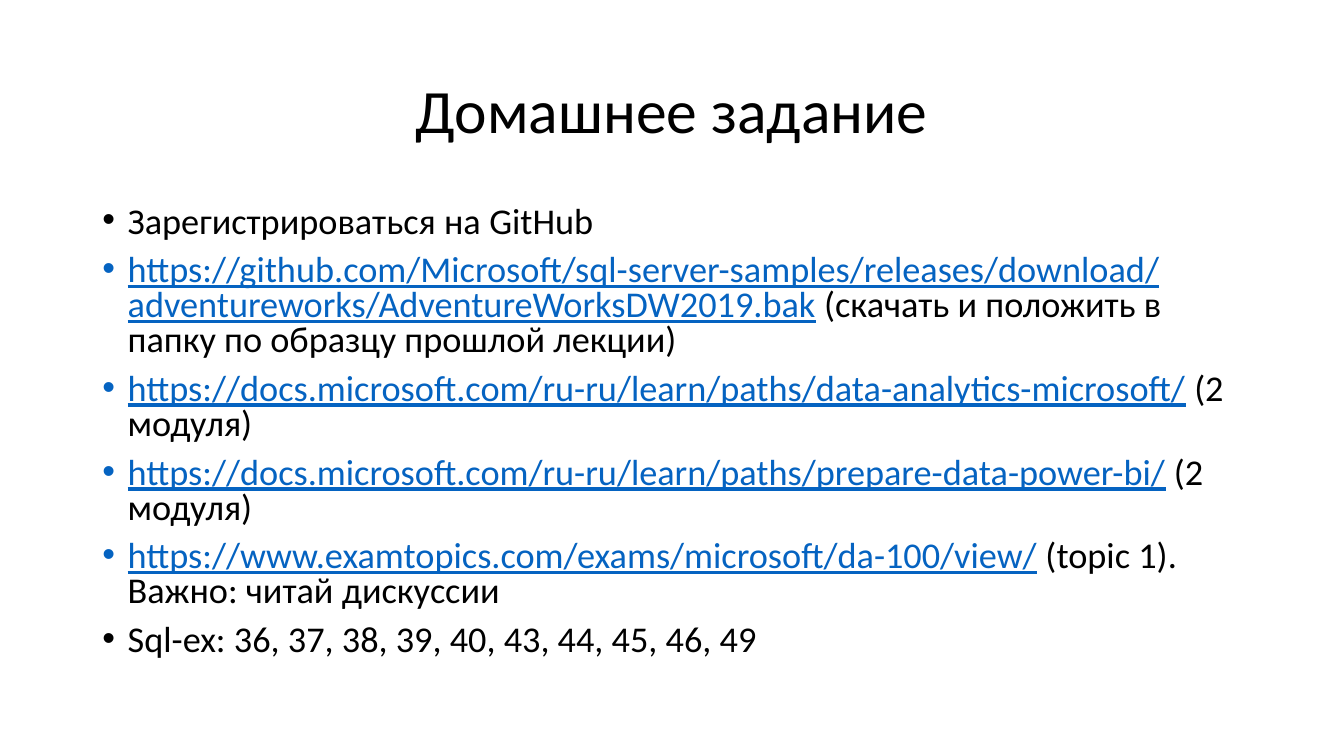
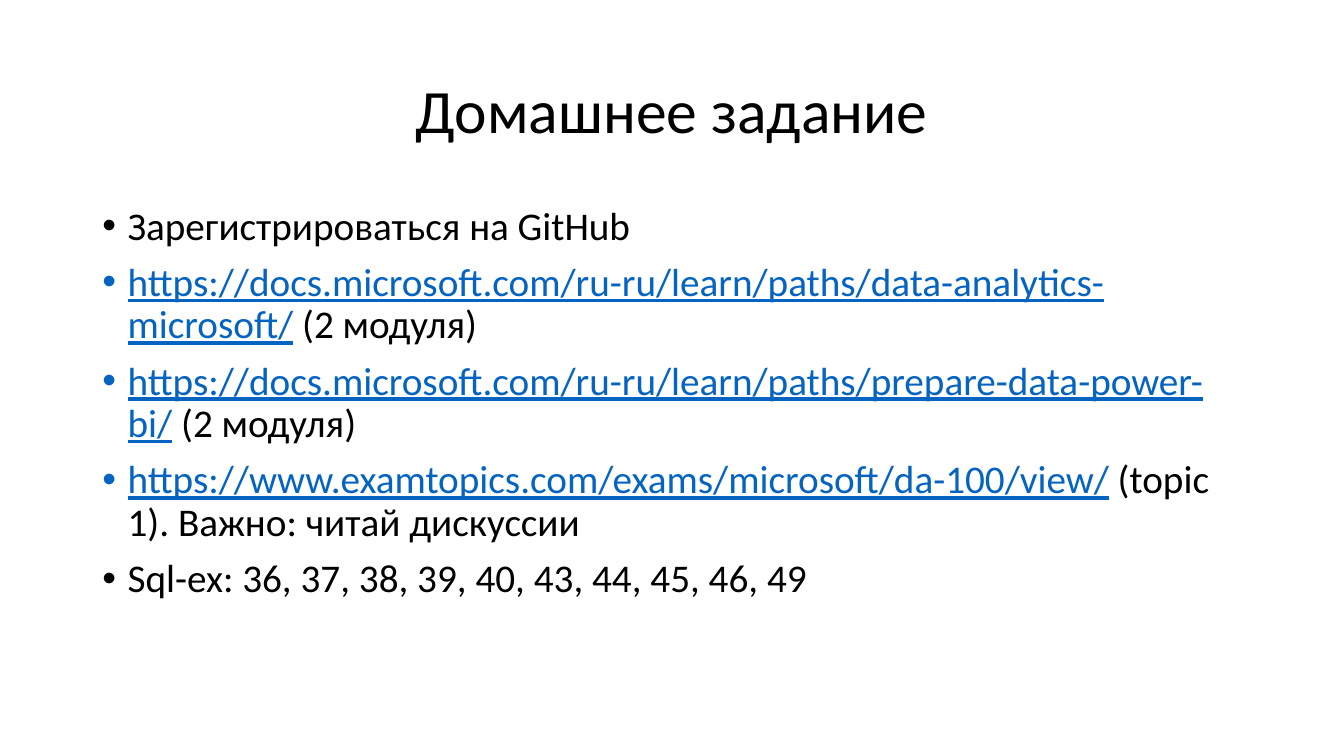
Before and after one commit to MashaIsu/sql_course, a slide deck: slide 11 of Lection 7.pptx. Drawn at 1344x756 pixels with LibreOffice and Linux fonts; fonts in the diff are those of the drawing. Boxes give left, top, right and bottom in pixels: in the first picture for what was removed or moved away, otherwise in the second. Text is boxed around its words. In the diff, an @@ line names an element or a change of style, - is before the commit and + after.

Commit message:
Lection 7

```diff
--- a/Lection 7.pptx
+++ b/Lection 7.pptx
@@ text "Зарегистрироваться на GitHub" at bbox=[128, 212, 1209, 599]: size 25.9 to 28 pt; line spacing 0.8 to 0.9 @@
@@ text at bbox=[128, 256, 1161, 358]: paragraph removed @@
-• https://github.com/Microsoft/sql-server-samples/releases/download/adventureworks/AdventureWorksDW2019.bak (скачать и положить в папку по образцу прошлой лекции)
```
